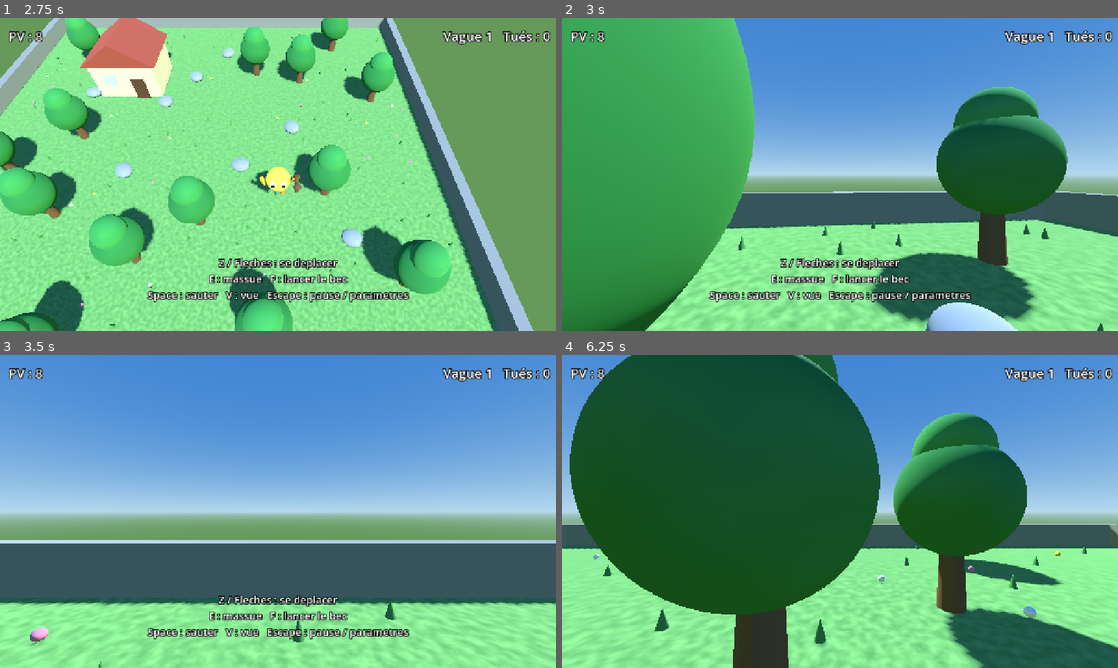
Above: before the commit, frames 1-4 (two rows, left to right).
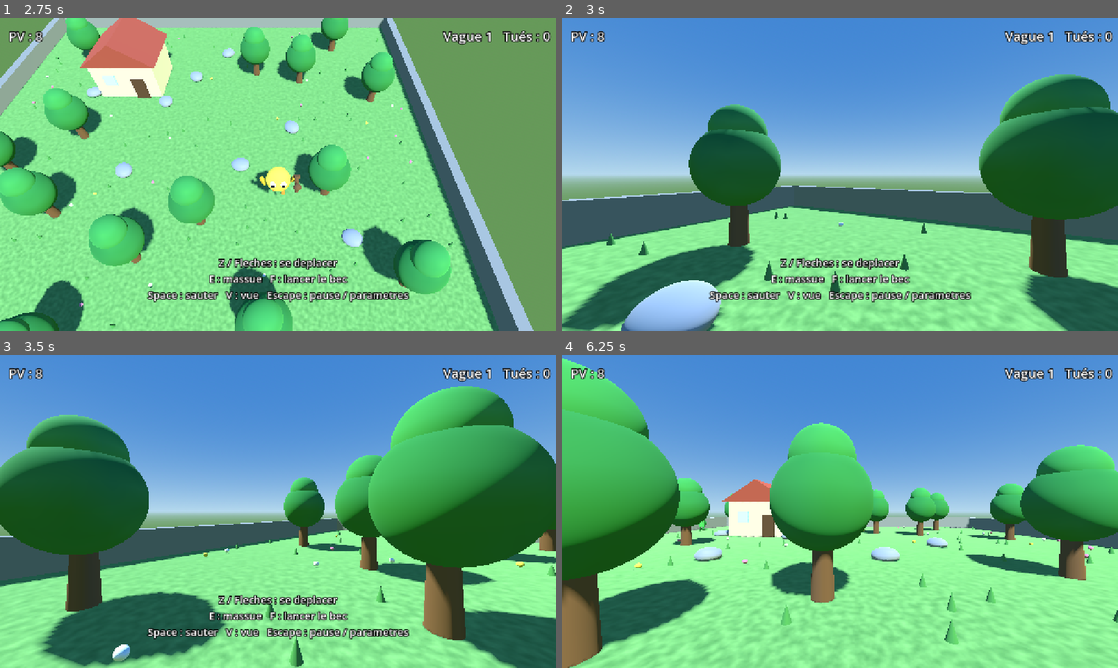
Above: after the commit, the same moments.

Repository: MatBonnin/flapypy
Game: Godot game, scene res://scenes/menu.tscn
Same seed, same stepped clock (60 frames per second), same inputs: the game is played once before the commit and once after it.
Inputs (mouse positions are in pixels of both pictures, inside the frame that each line leads up to):
- Up to frame 1 (2.75 s): click "Arène solo" at 0.5 s; tap Enter (ui_accept) at 1.25 s; move the mouse to (400, 158) at 1.27 s; hold D (arena_move_right) 1.28-2.03 s; tap E (arena_attack) at 1.35 s; click (400, 158) at 1.42 s; tap Space (arena_jump) at 1.52, 1.82, 2.27, 2.57 s; move the mouse to (166, 190) at 2.02 s; hold S (arena_move_down) from 2.03 s (still down); tap F (arena_throw_beak) at 2.1 s
- Up to frame 2 (3 s): move the mouse to (895, 105) at 2.77 s; release S (arena_move_down) at 2.78 s; hold D (arena_move_right) from 2.78 s (still down); tap V (arena_toggle_view) at 2.85 s
- Up to frame 3 (3.5 s): keep holding D (arena_move_right)
- Up to frame 4 (6.25 s): move the mouse to (812, 574) at 3.52 s; release D (arena_move_right) at 3.53 s; hold Z (arena_move_up) 3.53-4.28 s; tap 1 at 3.6 s; click (812, 574) at 3.67 s; tap Space (arena_jump) at 3.77, 4.07, 4.52, 4.82, 5.27, 5.57 s; move the mouse to (1006, 558) at 4.27 s; hold Q (arena_move_left) 4.28-5.78 s; tap 2 at 4.35 s; move the mouse to (673, 464) at 5.02 s; tap 3 at 5.1 s; move the mouse to (867, 511) at 5.77 s; hold S (arena_move_down) from 5.78 s (still down); tap E (arena_attack) at 5.85 s; click (867, 511) at 5.92 s

Frame 1 is identical in both runs. In frame 2, 56% of the frame differs, in the area x 0-100%, y 0-100%; in frame 3, 54%; in frame 4, 66%.

Commit message:
Add first-person view support for player and update visibility logic

Diff:
--- a/scripts/arena.gd
+++ b/scripts/arena.gd
@@ -446,6 +446,7 @@
 	if player == null:
 		return
 	player.model.visible = not first_person_view
+	player.first_person = first_person_view
 
 func _update_camera(delta: float) -> void:
 	if player == null:
--- a/scripts/player.gd
+++ b/scripts/player.gd
@@ -28,6 +28,7 @@
 const ACTION_JUMP := "arena_jump"
 const REGEN_DELAY := 4.0   # secondes sans dégât avant que la vie remonte
 const REGEN_INTERVAL := 1.5 # secondes entre chaque PV régénéré
+const FP_TURN_SPEED := 2.8 # vitesse de rotation du regard en vue première personne (rad/s)
 
 var hp := MAX_HP
 var max_hp := MAX_HP
@@ -58,6 +59,7 @@
 var pvp_arena: Node = null
 var pvp_target_position := Vector3.ZERO
 var pvp_target_rotation := 0.0
+var first_person := false
 
 var _meshes: Array[MeshInstance3D] = []
 var _gold_mat: Material = null
@@ -116,7 +118,14 @@
 		ACTION_MOVE_DOWN
 	)
 	var dir := Vector3.ZERO
-	if input != Vector2.ZERO:
+	if first_person:
+		# En première personne les touches sont relatives au regard :
+		# gauche/droite tournent la vue, avancer/reculer suivent la caméra.
+		if input.x != 0.0:
+			rotation.y -= input.x * FP_TURN_SPEED * delta
+		if input.y != 0.0:
+			dir = Vector3(sin(rotation.y), 0.0, cos(rotation.y)) * -input.y
+	elif input != Vector2.ZERO:
 		dir = Vector3(input.x, 0.0, input.y).normalized()
 	var speed := SPEED * speed_mult
 	if coffee_timer > 0.0:
@@ -133,7 +142,8 @@
 		vy = 0.0
 		jumps_left = max_jumps
 	if dir != Vector3.ZERO:
-		rotation.y = lerp_angle(rotation.y, atan2(dir.x, dir.z), 12.0 * delta)
+		if not first_person:
+			rotation.y = lerp_angle(rotation.y, atan2(dir.x, dir.z), 12.0 * delta)
 		anim_time += delta * 2.0 * speed
 		swing = sin(anim_time) * 0.55
 	else:
--- a/scripts/prop_hunt.gd
+++ b/scripts/prop_hunt.gd
@@ -1198,6 +1198,7 @@
 		return
 	var morphed := int(morphs.get(local_id, -1)) >= 0
 	var morph_visual: Node3D = player.get_node_or_null("MorphVisual")
+	player.first_person = first_person_view
 	if first_person_view:
 		player.model.visible = false
 		if morph_visual != null:
--- a/scripts/pvp_arena.gd
+++ b/scripts/pvp_arena.gd
@@ -1224,6 +1224,7 @@
 	var player: CharacterBody3D = players.get(local_id)
 	if player != null:
 		player.model.visible = not first_person_view
+		player.first_person = first_person_view
 
 func _update_hud() -> void:
 	timer_label.text = "Temps : %03d" % int(ceil(match_time_left))
